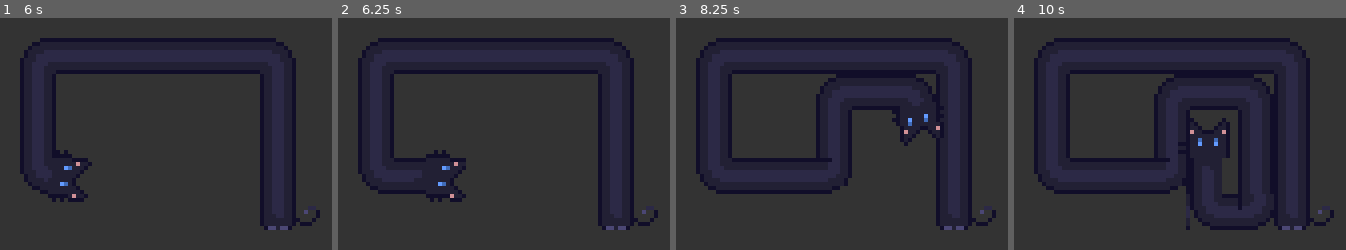
Above: before the commit, frames 1-4 (left to right).
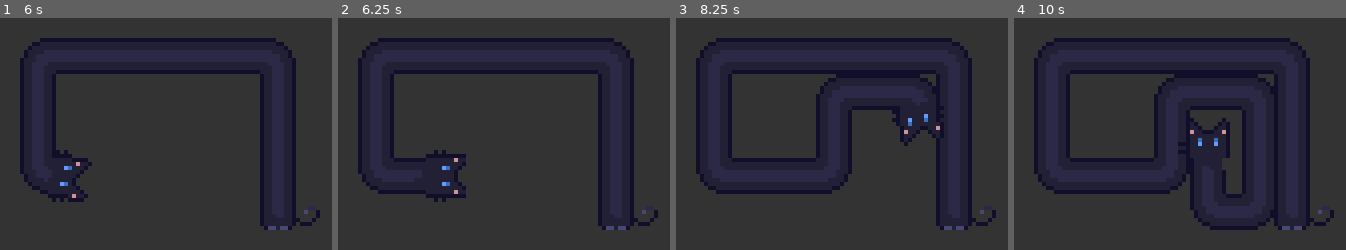
Above: after the commit, the same moments.

Repository: RecorderYvaine/loooong_cat
Game: Godot game, scene res://src/Main.tscn
Same seed, same stepped clock (60 frames per second), same inputs: the game is played once before the commit and once after it.
Inputs:
- Up to frame 1 (6 s): tap Enter at 0.5, 2 s; hold Right (ui_right) 0.53-1.28 s; tap Space at 1.25, 2.75 s; hold Down (ui_down) 1.28-2.03 s; hold Right (ui_right) 2.03-2.78 s; hold Up (ui_up) 2.78-3.53 s; hold Left (ui_left) 3.53-5.03 s; hold Down (ui_down) 5.03-5.78 s; hold Right (ui_right) from 5.78 s (still down)
- Up to frame 2 (6.25 s): keep holding Right (ui_right)
- Up to frame 3 (8.25 s): release Right (ui_right) at 6.53 s; hold Up (ui_up) 6.53-7.28 s; hold Right (ui_right) 7.28-8.03 s; tap Enter at 8 s; hold Down (ui_down) from 8.03 s (still down)
- Up to frame 4 (10 s): release Down (ui_down) at 8.78 s; hold Left (ui_left) 8.78-9.53 s; tap Space at 9.5 s; hold Up (ui_up) from 9.53 s (still down)

Frame 1 is identical in both runs. In frame 2, 0.5% of the frame differs, in the area x 27-39%, y 58-80%; in frame 3, 0.2%; in frame 4, 0.9%, in the area x 45-79%, y 24-92%.

Commit message:
fix: stabilize right turns and pixel alignment

Diff:
--- a/src/cat/LongCat.gd
+++ b/src/cat/LongCat.gd
@@ -203,10 +203,21 @@
 					turn_sprite.flip_h = true
 
 				turn_sprite.hframes = 7
-				turn_sprite.position = head_pos
+				turn_sprite.position = pixel_align_center(head_pos)
 				turn_sprite.rotation = prev_dir.angle() + (PI/2)
 				turn_segments.add_child(turn_sprite)
 				turns_data.append({"node": turn_sprite})
+
+func pixel_align_center(pos: Vector2) -> Vector2:
+	return Vector2(floor(pos.x) + 0.5, floor(pos.y) + 0.5)
+
+func pixel_align_body_segment(pos: Vector2, dir: Vector2) -> Vector2:
+	var aligned = pos
+	if abs(dir.x) > 0.0:
+		aligned.y = floor(aligned.y) + 0.5
+	elif abs(dir.y) > 0.0:
+		aligned.x = floor(aligned.x) + 0.5
+	return aligned
 
 func update_head_frame(input_dir: Vector2) -> void:
 	var seg_dir = current_dir
@@ -241,7 +252,6 @@
 
 	# 核心修正：旋转猫头组，并同时根据旋转修正位置，使本地的猫脸中心始终精确对准 path[-1]
 	var target_rotation = current_dir.angle() - (-PI/2)
-	var current_rot = head_group.rotation
 
 	if in_turn:
 		var prev_dir = (path[-2] - path[-3]).normalized()
@@ -251,8 +261,7 @@
 		var diff = wrapf(target_rotation - prev_rot, -PI, PI)
 		head_group.rotation = prev_rot + diff * turn_progress
 	else:
-		var diff = wrapf(target_rotation - current_rot, -PI, PI)
-		head_group.rotation = current_rot + diff * (20.0 * get_process_delta_time())
+		head_group.rotation = target_rotation
 
 	head_group.position = path[-1] - FACE_LOCAL.rotated(head_group.rotation)
 
@@ -301,7 +310,7 @@
 			if seg_vec.dot(dir) > 0.0:
 				var dist = seg_vec.length()
 				seg.region_rect = Rect2(0, 0, 9, dist)
-				seg.position = (p1 + p2) / 2.0
+				seg.position = pixel_align_body_segment((p1 + p2) / 2.0, dir)
 				seg.rotation = dir.angle() - (-PI/2)
 				seg.visible = true
 			else:
--- a/tests/run_tests.gd
+++ b/tests/run_tests.gd
@@ -1,6 +1,9 @@
 extends SceneTree
 
 func _init():
+	call_deferred("run")
+
+func run():
 	print("Running syntax check on LongCat.gd...")
 	var script = load("res://src/cat/LongCat.gd")
 	if script == null:
@@ -9,5 +12,75 @@
 		return
 
 	print("Syntax check passed.")
+	if not await run_turn_visual_state_checks():
+		return
 	print("ALL TESTS PASSED")
 	quit(0)
+
+func run_turn_visual_state_checks() -> bool:
+	print("Running turn visual state checks...")
+	var cat_scene = load("res://src/cat/LongCat.tscn")
+	if cat_scene == null:
+		printerr("FAILED to load LongCat.tscn")
+		quit(1)
+		return false
+
+	var cat: LongCat = cat_scene.instantiate()
+	root.add_child(cat)
+	await process_frame
+	await process_frame
+
+	drive_cat(cat, Vector2.UP, 28)
+	drive_cat(cat, Vector2.RIGHT, 80)
+
+	if not assert_angle_close(cat.head_group.rotation, PI / 2.0, "Head faces exactly right after a completed right turn"):
+		return false
+
+	var found_horizontal_segment = false
+	for child in cat.middle_segments.get_children():
+		if child.visible and abs(wrapf(child.rotation - (PI / 2.0), -PI, PI)) < 0.001:
+			found_horizontal_segment = true
+			if not assert_half_pixel(child.position.y, "Horizontal body segment y-position is pixel-centered"):
+				return false
+
+	if not found_horizontal_segment:
+		printerr("FAILED: expected a visible horizontal body segment")
+		quit(1)
+		return false
+
+	if cat.turns_data.size() == 0:
+		printerr("FAILED: expected turn data. path=", cat.path, " current_dir=", cat.current_dir)
+		quit(1)
+		return false
+
+	var turn = cat.turns_data[0].node
+	if not assert_half_pixel(turn.position.x, "Turn sprite x-position is pixel-centered"):
+		return false
+	if not assert_half_pixel(turn.position.y, "Turn sprite y-position is pixel-centered"):
+		return false
+
+	cat.queue_free()
+	await process_frame
+	return true
+
+func drive_cat(cat: LongCat, dir: Vector2, pixels: int) -> void:
+	for i in range(pixels):
+		cat.move_cat(dir, 1.0)
+		cat.update_head_frame(dir)
+		cat.update_visuals()
+
+func assert_angle_close(actual: float, expected: float, message: String) -> bool:
+	var diff = abs(wrapf(actual - expected, -PI, PI))
+	if diff > 0.001:
+		printerr("FAILED: ", message, ". actual=", actual, " expected=", expected)
+		quit(1)
+		return false
+	return true
+
+func assert_half_pixel(value: float, message: String) -> bool:
+	var frac = value - floor(value)
+	if abs(frac - 0.5) > 0.001:
+		printerr("FAILED: ", message, ". value=", value)
+		quit(1)
+		return false
+	return true
--- /dev/null
+++ b/tests/visual_turn_test.gd
@@ -0,0 +1,58 @@
+extends SceneTree
+
+const OUT_DIR = "user://visual_turn_test"
+const BG_COLOR = Color(0.2, 0.2, 0.2, 1.0)
+
+var cat: LongCat
+
+func _init() -> void:
+	call_deferred("run")
+
+func run() -> void:
+	var dir = DirAccess.open("user://")
+	if not dir.dir_exists("visual_turn_test"):
+		dir.make_dir("visual_turn_test")
+
+	root.size = Vector2i(300, 200)
+	root.canvas_item_default_texture_filter = Viewport.DEFAULT_CANVAS_ITEM_TEXTURE_FILTER_NEAREST
+
+	var bg = ColorRect.new()
+	bg.color = BG_COLOR
+	bg.size = Vector2(300, 200)
+	root.add_child(bg)
+
+	var cat_scene = load("res://src/cat/LongCat.tscn")
+	cat = cat_scene.instantiate()
+	cat.position = Vector2(40, 110)
+	root.add_child(cat)
+	await process_frame
+	await process_frame
+
+	await walk(Vector2.UP, 28.0)
+	await walk(Vector2.RIGHT, 155.0)
+	await save_view("right_straight.png")
+
+	await walk(Vector2.DOWN, 70.0)
+	await walk(Vector2.LEFT, 95.0)
+	await walk(Vector2.DOWN, 35.0)
+	await walk(Vector2.RIGHT, 55.0)
+	await save_view("multi_turns.png")
+
+	print("Saved visual turn test images to ", ProjectSettings.globalize_path(OUT_DIR))
+	quit(0)
+
+func walk(dir: Vector2, distance: float) -> void:
+	var remaining = distance
+	while remaining > 0.0:
+		var step = min(1.0, remaining)
+		cat.move_cat(dir, step)
+		cat.update_head_frame(dir)
+		cat.update_visuals()
+		remaining -= step
+		await process_frame
+
+func save_view(file_name: String) -> void:
+	await process_frame
+	await process_frame
+	var image = root.get_texture().get_image()
+	image.save_png(OUT_DIR.path_join(file_name))
